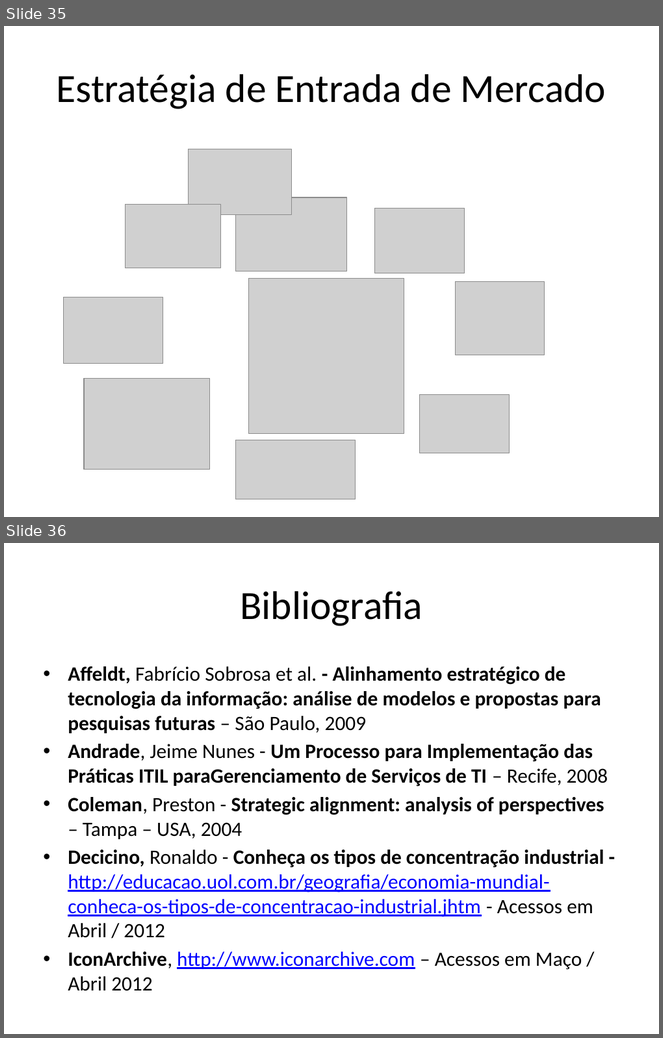
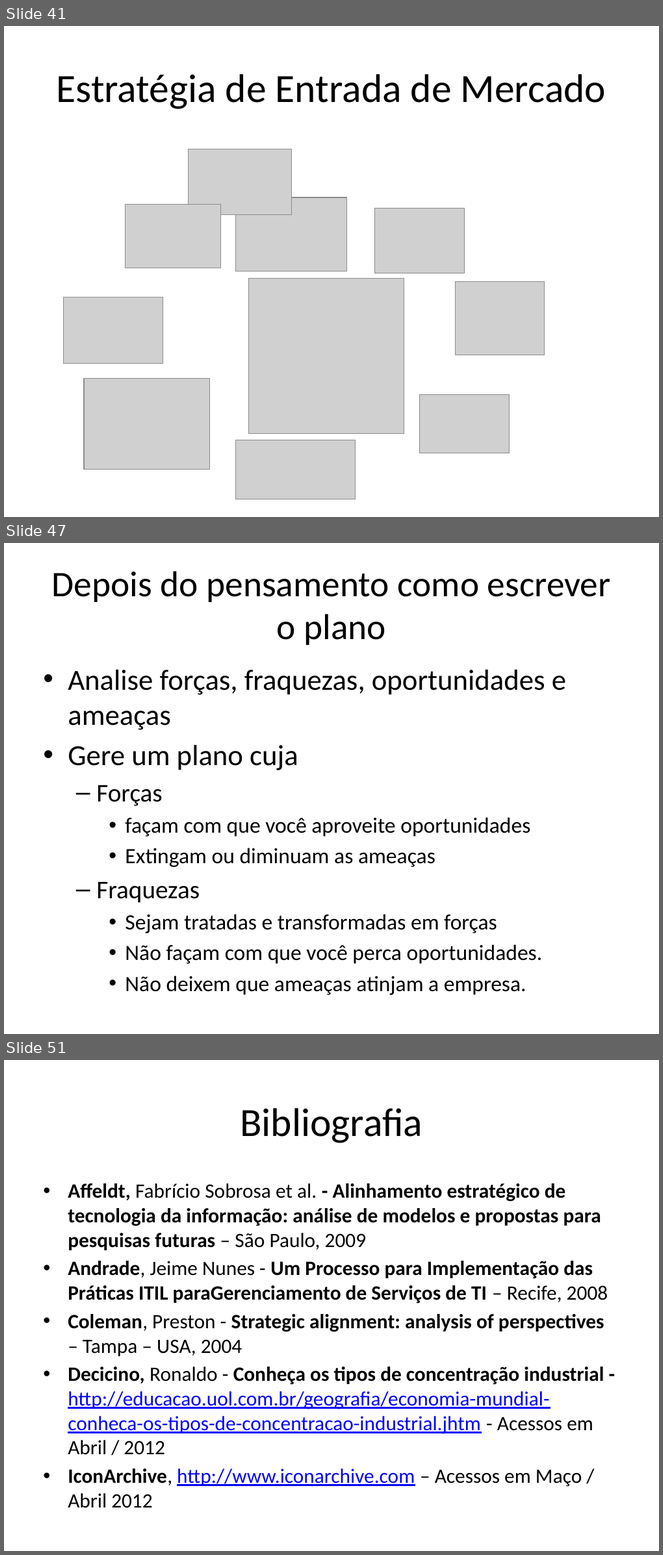
Before and after one commit to avelinoferreiragf/avelino, a slide deck: Gestao Estrategica TI/Estrategia Empresarial/Meu estudo.pptx. Shown one above the other, each under a label of ours: slides 35 and 36 before the commit, slides 41, 47 and 51 after it; the slides between them are not shown. The pictures are 663x1038 and 663x1555 pixels, drawn with LibreOffice and Linux fonts; fonts in the diff are those of the drawing; grey boxes stand for pictures. Boxes give left, top, right and bottom in pixels: in the first picture for what was removed or moved away, otherwise in the second. Text is boxed around its words. In the diff, an @@ line names an element or a change of style, - is before the commit and + after.

```diff
--- a/Gestao Estrategica TI/Estrategia Empresarial/Meu estudo.pptx
+++ b/Gestao Estrategica TI/Estrategia Empresarial/Meu estudo.pptx
@@ slide 47 added at <box>4,543,659,1034</box>, background #FFFFFF @@
@@ title added at <box>52,571,611,645</box>, 39.6 pt, text #000000 @@
+Depois do pensamento como escrever o plano
@@ text added at <box>68,670,566,995</box>, 24 pt, text #000000 @@
+• Analise forças, fraquezas, oportunidades e ameaças
+• Gere um plano cuja
+  – Forças
+    • façam com que você aproveite oportunidades
+    • Extingam ou diminuam as ameaças
+  – Fraquezas
+    • Sejam tratadas e transformadas em forças
+    • Não façam com que você perca oportunidades.
+    • Não deixem que ameaças atinjam a empresa.
@@ what was slide 35 is now slide 41 @@
@@ what was slide 36 is now slide 51 @@
```
Also in this commit, not shown: 10 slides changed, 14 other slides added, 11 other files.
